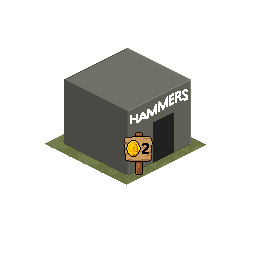
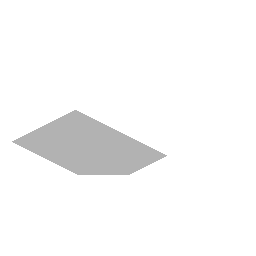
Layer changes from the first 256px x 256px image to the second:
hid group "HammerShop" (15 layers) over [12, 48, 206, 185]
hid group "coin_sign" (1st of 2, in "HammerShop") (5 layers) over [100, 112, 153, 175]
moved "HAMMERS" into group "Building" over [130, 89, 188, 124]
moved "Layer 1 copy" into group "Building" over [64, 48, 191, 175]
hid group "ground" (1st of 2, in "HammerShop") (2 layers) over [45, 104, 206, 185]
painted on "Layer 6" (1st of 2, in "HammerShop" › "ground") over [70, 147, 103, 164]
showed group "BowShop" (15 layers) over [12, 48, 206, 185]
added group "Shadow" (2nd of 2, in "BowShop") with 2 layers in group "BowShop" over [12, 110, 167, 185]
added layer "Layer 7 copy 13" (2nd of 2, in "BowShop" › "Shadow") (30%) in group "Shadow" over [12, 110, 167, 175]
